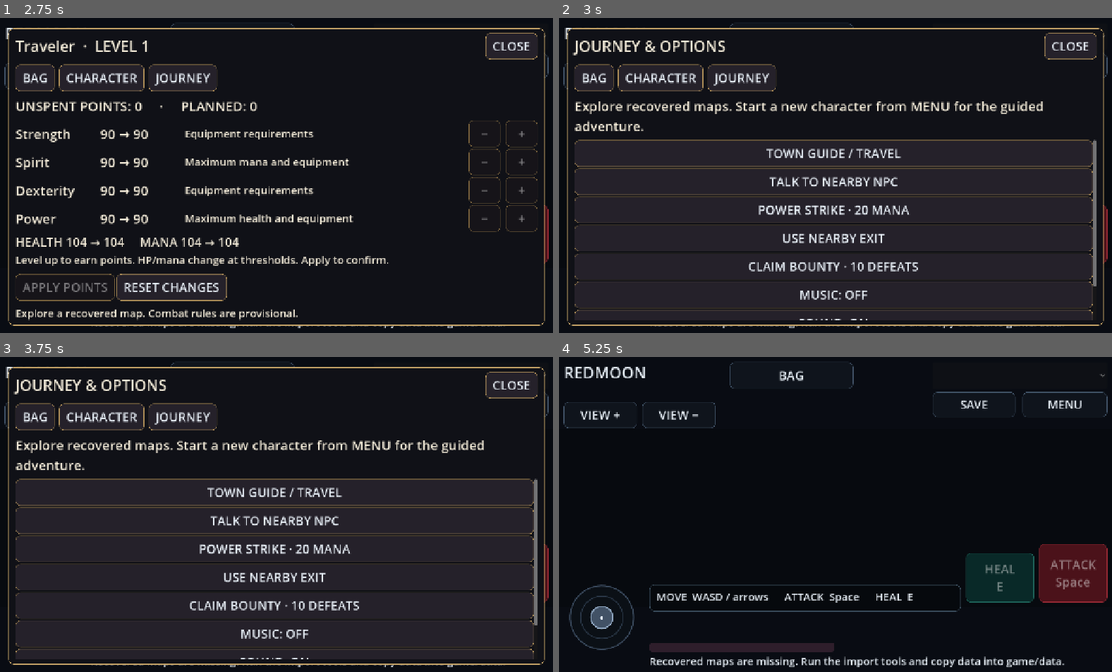
Above: before the commit, frames 1-4 (two rows, left to right).
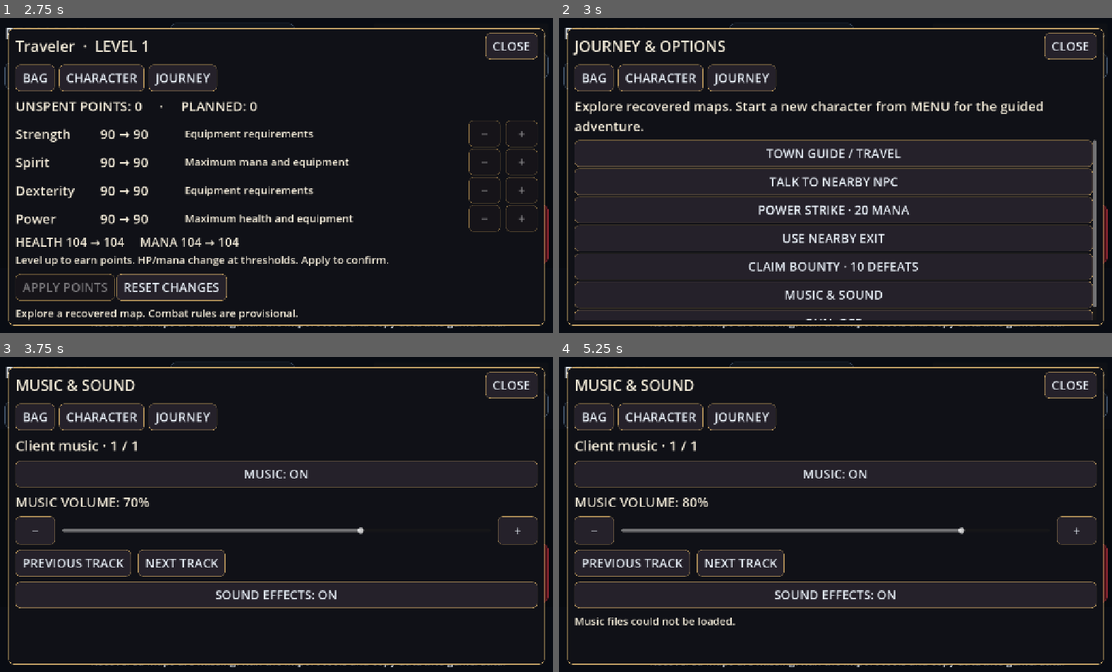
Above: after the commit, the same moments.

Repository: Kingbeardx/redmoon-mobile-single-player.
Game: Godot game, scene res://main.tscn
Same seed, same stepped clock (60 frames per second), same inputs: the game is played once before the commit and once after it.
Inputs (mouse positions are in pixels of both pictures, inside the frame that each line leads up to):
- Up to frame 1 (2.75 s): click "BAG" at 0.5 s; click "BAG" at 1.25 s; click "CHARACTER" at 2 s
- Up to frame 2 (3 s): click "JOURNEY" at 2.75 s
- Up to frame 3 (3.75 s): click (276, 634) at 3.5 s, where only the run after the commit has a clickable "MUSIC & SOUND"
- Up to frame 4 (5.25 s): click (1078, 530) at 4.25 s, where only the run after the commit has a clickable "+"; click (630, 561) at 5 s, where only the run after the commit has a clickable "PREVIOUS TRACK"

Frame 1 is identical in both runs. In frame 2, 0.4% of the frame differs, in the area x 40-98%, y 84-96%; in frame 3, 12%; in frame 4, 30%, in the area x 1-99%, y 3-98%.

Commit message:
Audible 48-track offline library, persistent music controls and conservative theme metadata; Android v0.8

Diff:
--- a/game/scripts/frontend.gd
+++ b/game/scripts/frontend.gd
@@ -49,6 +49,7 @@
 	var resume:=button("CONTINUE · %s · %s" % [scene.world.player_name,scene.world.map_name()],close_for_play)
 	resume.disabled=not has_save
 	button("NEW CHARACTER",show_creation)
+	button("MUSIC: "+("ON" if scene.music_enabled else "OFF"),func():scene.toggle_music();show_title())
 	label("One saved character · progress saves automatically",26)
 
 func close_for_play() -> void:
--- a/game/scripts/game_ui.gd
+++ b/game/scripts/game_ui.gd
@@ -178,8 +178,7 @@
 	button("POWER STRIKE · 20 MANA",func():close();scene.world.cast_skill(),list)
 	button("USE NEARBY EXIT",func():close();scene.world.use_exit();scene.textures.clear();scene._sync_map_selection(),list)
 	button("CLAIM BOUNTY · 10 DEFEATS",func():scene.world.claim_bounty();show_journal(),list)
-	button("MUSIC: "+("ON" if scene.music_enabled else "OFF"),func():scene.toggle_music();show_journal(),list)
-	button("SOUND: "+("ON" if scene.sounds_enabled else "OFF"),func():scene.sounds_enabled=not scene.sounds_enabled;show_journal(),list)
+	button("MUSIC & SOUND",show_audio,list)
 	button("RUN: "+("ON" if scene.world.running else "OFF"),func():scene.world.running=not scene.world.running;show_journal(),list)
 
 func talk_nearby() -> void:
@@ -227,3 +226,22 @@
 	var image:=Image.new()
 	if image.load_png_from_buffer(FileAccess.get_file_as_bytes("res://art/"+str(box[4])+".pngdata"))!=OK:return null
 	return ImageTexture.create_from_image(image.get_region(image.get_used_rect()))
+
+
+func show_audio() -> void:
+	open_page("MUSIC & SOUND","audio")
+	var audio=scene.audio_controller
+	label("%s · %d / %d" % [audio.title(),audio.index+1,audio.tracks.size()],content,32)
+	button("MUSIC: "+("ON" if scene.music_enabled else "OFF"),func():scene.toggle_music();show_audio(),content)
+	var volume_label:=label("MUSIC VOLUME: %d%%" % int(audio.volume),content,30)
+	var row:=HBoxContainer.new();row.add_theme_constant_override("separation",16);content.add_child(row)
+	button("−",func():audio.set_volume(audio.volume-10);show_audio(),row).custom_minimum_size.x=90
+	var slider:=HSlider.new();slider.min_value=0;slider.max_value=100;slider.step=5;slider.value=audio.volume
+	slider.custom_minimum_size=Vector2(600,64);slider.size_flags_horizontal=Control.SIZE_EXPAND_FILL;row.add_child(slider)
+	slider.value_changed.connect(func(value: float):audio.set_volume(value);volume_label.text="MUSIC VOLUME: %d%%" % int(value))
+	button("+",func():audio.set_volume(audio.volume+10);show_audio(),row).custom_minimum_size.x=90
+	var navigation:=HBoxContainer.new();navigation.add_theme_constant_override("separation",16);content.add_child(navigation)
+	button("PREVIOUS TRACK",func():audio.next_track(-1);show_audio(),navigation)
+	button("NEXT TRACK",func():audio.next_track(1);show_audio(),navigation)
+	button("SOUND EFFECTS: "+("ON" if scene.sounds_enabled else "OFF"),func():scene.sounds_enabled=not scene.sounds_enabled;audio.save_settings();show_audio(),content)
+	if audio.enabled and not audio.player.playing:label(audio.status,content,24)
--- a/game/scripts/main.gd
+++ b/game/scripts/main.gd
@@ -18,7 +18,8 @@
 var sounds_enabled: bool = true
 var audio_players: Dictionary = {}
 var music: AudioStreamPlayer
-var music_enabled: bool = false
+var music_enabled: bool = true
+var audio_controller=preload("res://scripts/music_controller.gd").new()
 var inventory_panel: PanelContainer
 var inventory_list: VBoxContainer
 
@@ -73,6 +74,9 @@
 		map_select.disabled = true
 	get_viewport().size_changed.connect(_layout)
 	_layout()
+	add_child(audio_controller)
+	audio_controller.setup(self)
+	if is_instance_valid(frontend.panel) and frontend.panel.visible:frontend.show_title()
 	_update_ui()
 
 func _style(background: Color, border: Color, radius: int = 10) -> StyleBoxFlat:
@@ -214,6 +218,7 @@
 func _process(delta: float) -> void:
 	if not ready_world:
 		return
+	if audio_controller.player!=null:audio_controller.set_map(world.map_id)
 	if ui_blocked():
 		return
 	var direction: Vector2 = joystick.direction
@@ -261,7 +266,9 @@
 		_save()
 
 func _notification(what: int) -> void:
-	if ready_world and (frontend.panel==null or not frontend.panel.visible) and (what == NOTIFICATION_APPLICATION_PAUSED or what == NOTIFICATION_WM_CLOSE_REQUEST or what == NOTIFICATION_APPLICATION_FOCUS_OUT):
+	if what in [NOTIFICATION_APPLICATION_PAUSED,NOTIFICATION_APPLICATION_RESUMED] and is_instance_valid(audio_controller) and is_instance_valid(audio_controller.player):
+		audio_controller.player.stream_paused=what==NOTIFICATION_APPLICATION_PAUSED
+	if what in [NOTIFICATION_APPLICATION_PAUSED,NOTIFICATION_WM_CLOSE_REQUEST,NOTIFICATION_APPLICATION_FOCUS_OUT] and ready_world and is_instance_valid(frontend.panel) and not frontend.panel.visible:
 		world.save_game()
 
 func _change_map(index: int) -> void:
@@ -302,6 +309,7 @@
 func _update_ui() -> void:
 	if not ready_world:
 		return
+	if audio_controller.player!=null:audio_controller.set_map(world.map_id)
 	if map_select.item_count==0 or map_select.get_item_id(map_select.selected)!=world.map_id:
 		_sync_map_selection()
 	stats.text = "LEVEL %d     HP %d / %d     XP %d / %d\nMANA %d / %d     GOLD %d     POINTS %d" % [world.level, world.hp, world.max_hp(), world.xp, world.level * 40,world.mana,world.max_mana(),world.gold,world.bonus_points]
@@ -535,25 +543,7 @@
 		_set_item_icon(button,item["key"])
 
 func toggle_music() -> void:
-	music_enabled = not music_enabled
-	if music == null:
-		var path: String="res://art/music.oggdata"
-		if not FileAccess.file_exists(path):
-			music_enabled=false
-			return
-		var stream := AudioStreamOggVorbis.load_from_buffer(FileAccess.get_file_as_bytes(path))
-		if stream==null:
-			music_enabled=false
-			return
-		stream.loop=true
-		music=AudioStreamPlayer.new()
-		music.stream=stream
-		music.volume_db=-20
-		add_child(music)
-	if music_enabled:
-		music.play()
-	else:
-		music.stop()
+	audio_controller.toggle()
 
 func _set_item_icon(button: Button,key: String) -> void:
 	var sprite: String=art.get("item_icons",{}).get(key,"")
--- /dev/null
+++ b/game/scripts/music_controller.gd
@@ -0,0 +1,100 @@
+extends Node
+## Offline music library, independent of gameplay pause and character saves.
+var scene: Node
+var player: AudioStreamPlayer
+var tracks: Array=[]
+var map_tracks: Dictionary={}
+var enabled: bool=true
+var volume: float=70.0
+var index: int=0
+var last_map: int=-1
+var manual: bool=false
+var status: String=""
+var poll: float=0.0
+var saved_map: int=-1
+var saved_track: String=""
+const SETTINGS="user://audio.cfg"
+
+func setup(owner_scene: Node) -> void:
+	scene=owner_scene
+	var library=scene.world.read_json("res://data/music.json")
+	if library is Dictionary:
+		tracks=library.get("tracks",[]);map_tracks=library.get("map_tracks",{})
+	if tracks.is_empty():tracks=[{"id":"001","name":"Client music","path":"art/music.oggdata"}]
+	var options:=ConfigFile.new()
+	if options.load(SETTINGS)==OK:
+		enabled=bool(options.get_value("audio","music_enabled",true))
+		volume=clampf(float(options.get_value("audio","music_volume",70)),0,100)
+		scene.sounds_enabled=bool(options.get_value("audio","sounds_enabled",true))
+		manual=bool(options.get_value("audio","manual",false))
+		saved_map=int(options.get_value("audio","map",-1));saved_track=str(options.get_value("audio","track",""))
+	if AudioServer.get_bus_index("Music")==-1:
+		AudioServer.add_bus();AudioServer.set_bus_name(AudioServer.bus_count-1,"Music")
+	player=AudioStreamPlayer.new();player.bus="Music";player.volume_db=linear_to_db(maxf(0.0001,volume/100))
+	AudioServer.set_bus_mute(AudioServer.get_bus_index("Music"),volume<=0)
+	add_child(player);player.finished.connect(_finished)
+	scene.music=player;scene.music_enabled=enabled
+	set_map(scene.world.map_id)
+
+func find_track(id: String) -> int:
+	for i in range(tracks.size()):
+		if str(tracks[i].get("id",""))==id:return i
+	return 0
+
+func set_map(id: int) -> void:
+	if id==last_map:return
+	last_map=id
+	if manual and saved_map==id and not saved_track.is_empty():index=find_track(saved_track)
+	else:
+		manual=false;index=find_track(str(map_tracks.get(str(id),"001")))
+	if enabled:play_selected()
+
+func title() -> String:
+	return str(tracks[index].get("name","Client music")) if not tracks.is_empty() else "Music unavailable"
+
+func play_selected() -> bool:
+	if not enabled:return false
+	for attempt in range(tracks.size()):
+		var path: String=str(tracks[index].get("path",""))
+		if not path.begins_with("art/") or ".." in path: index=(index+1)%tracks.size();continue
+		if not FileAccess.file_exists("res://"+path):index=(index+1)%tracks.size();continue
+		var data:=FileAccess.get_file_as_bytes("res://"+path)
+		if data.size()<4 or data.slice(0,4).get_string_from_ascii()!="OggS":index=(index+1)%tracks.size();continue
+		var stream:=AudioStreamOggVorbis.load_from_buffer(data)
+		if stream==null:index=(index+1)%tracks.size();continue
+		stream.loop=manual or map_tracks.has(str(last_map))
+		player.stream=stream;player.volume_db=linear_to_db(maxf(0.0001,volume/100));player.play()
+		status="Playing "+title();return true
+	status="Music files could not be loaded."
+	return false
+
+func toggle() -> void:
+	enabled=not enabled;scene.music_enabled=enabled
+	if enabled:play_selected()
+	else:player.stop();status="Music off"
+	save_settings()
+
+func set_volume(value: float) -> void:
+	volume=clampf(value,0,100);player.volume_db=linear_to_db(maxf(.0001,volume/100))
+	AudioServer.set_bus_mute(AudioServer.get_bus_index("Music"),volume<=0);save_settings()
+
+func next_track(direction: int=1) -> void:
+	index=posmod(index+direction,tracks.size());manual=true
+	if enabled:play_selected()
+	save_settings()
+
+func _finished() -> void:
+	if not enabled:return
+	index=(index+1)%tracks.size();play_selected()
+
+func save_settings() -> void:
+	var options:=ConfigFile.new()
+	options.set_value("audio","music_enabled",enabled);options.set_value("audio","music_volume",volume)
+	options.set_value("audio","sounds_enabled",scene.sounds_enabled);options.set_value("audio","track",str(tracks[index].get("id","001")))
+	options.set_value("audio","map",last_map);options.set_value("audio","manual",manual);options.save(SETTINGS)
+
+func _process(delta: float) -> void:
+	poll+=delta
+	if poll<1.0 or player==null:return
+	poll=0
+	if enabled and player.stream!=null and not player.playing and not player.stream_paused:player.play()
--- a/game/tests/end_to_end.gd
+++ b/game/tests/end_to_end.gd
@@ -12,6 +12,7 @@
 	await process_frame
 	scene.frontend.close_for_play()
 	scene.set_process(false)
+	if scene.music_enabled:scene.toggle_music()
 	scene.toggle_music()
 	check(scene.music != null and scene.music.playing,"music toggle plays original client composition")
 	scene.toggle_music()
--- /dev/null
+++ b/game/tests/music_playback.gd
@@ -0,0 +1,50 @@
+extends SceneTree
+var checks: int=0
+var failures: int=0
+func check(value: bool,text: String) -> void:
+	checks+=1
+	if not value:failures+=1;push_error(text)
+func _initialize() -> void:call_deferred("run")
+func peak(buffer: PackedVector2Array) -> float:
+	var result: float=0
+	for frame in buffer:result=maxf(result,maxf(absf(frame.x),absf(frame.y)))
+	return result
+func run() -> void:
+	var scene=load("res://main.tscn").instantiate();root.add_child(scene);await process_frame
+	var audio=scene.audio_controller
+	check(scene.music_enabled and scene.music.playing,"music starts by default even at title")
+	check(audio.tracks.size()==48,"all 48 existing client MIDI tracks included")
+	check(audio.volume==70,"audible default volume")
+	scene.frontend.close_for_play();scene.set_process(false)
+	var capture:=AudioEffectCapture.new();capture.buffer_length=3
+	AudioServer.add_bus_effect(0,capture)
+	audio.index=audio.find_track("013");audio.manual=true;audio.play_selected()
+	await create_timer(1.5).timeout
+	var captured:=capture.get_buffer(capture.get_frames_available())
+	check(captured.size()>1000 and peak(captured)>.005,"decoded music reaches the actual mixer with audible PCM samples")
+	audio.set_volume(0);await create_timer(.3).timeout;capture.clear_buffer();await create_timer(.35).timeout
+	check(peak(capture.get_buffer(capture.get_frames_available()))<.00001,"zero volume truly mutes mixed output")
+	audio.set_volume(60);capture.clear_buffer();await create_timer(.5).timeout
+	check(peak(capture.get_buffer(capture.get_frames_available()))>.003,"raising volume restores mixed audio")
+	scene.toggle_music();check(not scene.music_enabled and not scene.music.playing,"music can be switched off")
+	var options:=ConfigFile.new();options.load("user://audio.cfg")
+	check(not bool(options.get_value("audio","music_enabled",true)) and float(options.get_value("audio","music_volume",0))==60,"mute and volume persist")
+	scene.set_zoom(2.5);options.load("user://audio.cfg")
+	check(float(options.get_value("audio","music_volume",0))==60,"view settings do not overwrite audio settings")
+	scene.toggle_music();check(scene.music.playing,"switching music on resumes playback")
+	var before: int=audio.index;audio.next_track()
+	check(audio.index!=before and scene.music.playing,"next track changes playable song")
+	scene.world.enter_map(9);audio.set_map(9)
+	check(str(audio.tracks[audio.index]["id"])=="013" and scene.music.stream.loop,"compatible hospital map selects verified original composition")
+	var original: Array=audio.tracks.duplicate(true)
+	audio.tracks=[{"id":"bad","path":"art/missing-audio.oggdata","name":"Missing"},original[0]];audio.index=0
+	check(audio.play_selected() and audio.index==1,"missing track falls back to valid bundled audio")
+	audio.tracks=original;audio.index=0;audio.play_selected()
+	scene.game_ui.show_audio();await process_frame
+	check(scene.game_ui.page=="audio" and not scene.joystick.is_processing_input(),"large audio controls open with gameplay input suspended")
+	await process_frame;await process_frame
+	check(root.get_visible_rect().encloses(scene.game_ui.panel.get_global_rect()),"audio controls fit within the readable viewport")
+	if DisplayServer.get_name()!="headless":
+		await process_frame;await RenderingServer.frame_post_draw;root.get_texture().get_image().save_png("/workspace/redmoon-mobile/analysis/v08-audio.png")
+	AudioServer.remove_bus_effect(0,AudioServer.get_bus_effect_count(0)-1)
+	print("MUSIC PLAYBACK: %d checks, %d failures" % [checks,failures]);quit(1 if failures else 0)
Not shown, changed: game/export_presets.cfg
Not shown, added: game/scripts/music_controller.gd.uid
Not shown, added: game/tests/music_playback.gd.uid
Not shown, changed: README.md
Not shown, changed: docs/validation.md
Not shown, changed: requirements-analysis.txt
Not shown, changed: tools/client_music.py
Not shown, added: tools/match_music.py
Not shown, added: tools/music_library.py
Not shown, changed: tools/package_source.py
